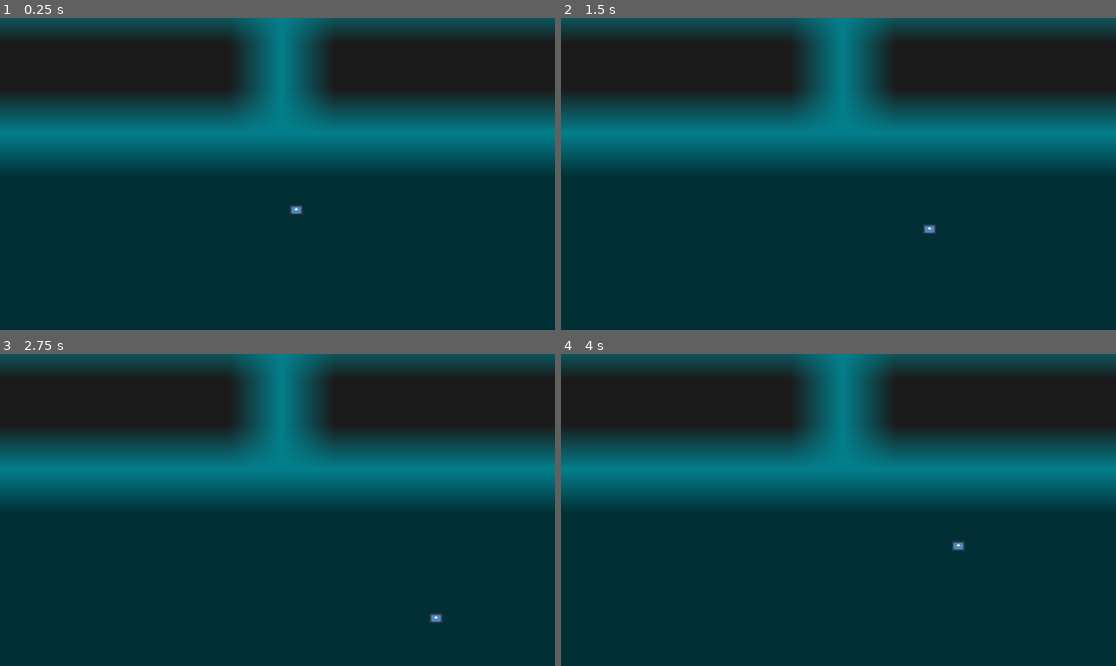
Above: before the commit, frames 1-4 (two rows, left to right).
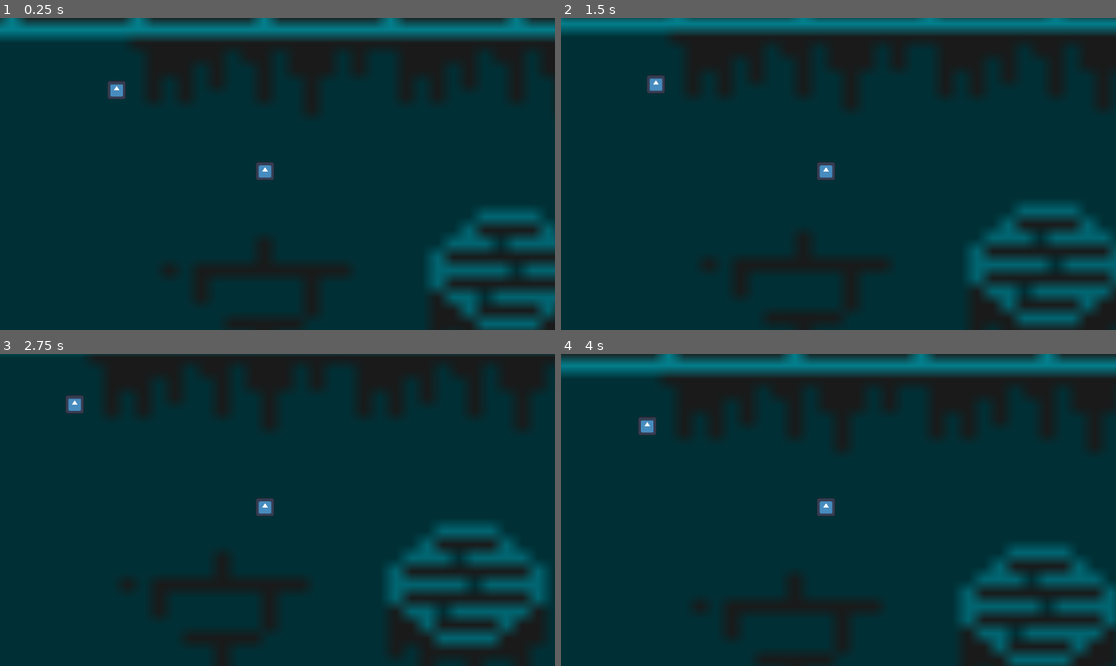
Above: after the commit, the same moments.

Repository: BradMcGlynnUWO/godot-project
Game: Godot game, scene res://main.tscn
The game is run twice, just before and just after one commit, with the same random seed, the same clock (stepped at 60 frames per second) and the same inputs. The engine's default icon, where the game draws it, is replaced by a stand-in: a white triangle on a blue panel in a dark square.
Inputs (mouse positions are in pixels of both pictures, inside the frame that each line leads up to):
- Up to frame 1 (0.25 s): no input
- Up to frame 2 (1.5 s): tap Enter at 0.5 s; move the mouse to (960, 158) at 0.52 s; hold Right (ui_right) 0.53-1.28 s; hold Space (ui_select) 0.53-1.28 s; move the mouse to (727, 189) at 1.27 s; hold Down (ui_down) from 1.28 s (still down); tap Space (ui_select) at 1.35 s
- Up to frame 3 (2.75 s): tap Space (ui_select) at 1.52, 1.82 s; move the mouse to (333, 441) at 2.02 s; release Down (ui_down) at 2.03 s; hold Right (ui_right) from 2.03 s (still down); hold Space (ui_select) from 2.03 s (still down)
- Up to frame 4 (4 s): move the mouse to (810, 572) at 2.77 s; release Right (ui_right) at 2.78 s; release Space (ui_select) at 2.78 s; hold Up (ui_up) 2.78-3.53 s; tap Space (ui_select) at 2.85, 3.02, 3.32 s; move the mouse to (1005, 556) at 3.52 s; hold Left (ui_left) from 3.53 s (still down); hold Space (ui_select) from 3.53 s (still down)

The runs differ from the first frame. In frame 1, 37% of the frame differs, in the area x 0-100%, y 0-100%; in frame 2, 36%; in frame 3, 38%; in frame 4, 37%.

Commit message:
Somewhat works, bullets are still wonky tho

Diff:
--- /dev/null
+++ b/Temporal Mirage - Cybernetic Reclaim/BaseClasses/Bullets/Bullet.gd
@@ -0,0 +1,33 @@
+extends Area2D
+
+var speed: float = 700.0 # Default speed of the bullet
+var damage: int = 10 # Default damage dealt by the bullet
+var direction: Vector2 = Vector2.ZERO # Direction of the bullet
+var weapon_range: float = 100 # Default weapon range
+
+func _process(delta):
+	var line = Line2D.new() # Create a new Line2D instance
+	line.width = 2.0 # Set the width of the line
+	add_child(line) # Add the line as a child of the bullet
+
+
+	print("Bullet is at: ", global_position) # Print the position of the bullet
+	global_position += direction * speed * delta
+	if global_position.distance_to(direction * speed * delta) > weapon_range:
+		queue_free() # Free the bullet if it has traveled its maximum range
+
+func _on_Bullet_area_entered(area: Area2D):
+	if area.is_in_group("enemies") or area.is_in_group("player"):
+		area.take_damage(damage)
+		queue_free() # Destroy the bullet after hitting the target
+
+func setup(dir: Vector2, spd: float, dmg: int, weapon_range: float) -> void:
+	self.direction = dir
+	print("Bullet Direction: ", dir)
+	self.speed = spd
+	self.damage = dmg
+	self.weapon_range = weapon_range
+	# Set points of the Line2D to represent direction
+	#var line = $Line2D # Assuming Line2D is a direct child of Bullet
+	#line.add_point(Vector2.ZERO) # Start point
+	#line.add_point(dir * 50.0) # End point, 50.0 is the length of the line
--- /dev/null
+++ b/Temporal Mirage - Cybernetic Reclaim/BaseClasses/Bullets/Bullet.tscn
@@ -0,0 +1,17 @@
+[gd_scene load_steps=4 format=3 uid="uid://3mhir4tmtul0"]
+
+[ext_resource type="Script" path="res://BaseClasses/Bullets/Bullet.gd" id="1_nypmm"]
+[ext_resource type="Texture2D" uid="uid://mlgssr4jqxls" path="res://icon.svg" id="2_4k4qt"]
+
+[sub_resource type="CapsuleShape2D" id="CapsuleShape2D_vhcla"]
+
+[node name="Bullet" type="Area2D"]
+script = ExtResource("1_nypmm")
+
+[node name="Sprite2D" type="Sprite2D" parent="."]
+position = Vector2(-1.90735e-06, 1.90735e-06)
+scale = Vector2(0.140625, 0.210938)
+texture = ExtResource("2_4k4qt")
+
+[node name="CollisionShape2D" type="CollisionShape2D" parent="."]
+shape = SubResource("CapsuleShape2D_vhcla")
--- /dev/null
+++ b/Temporal Mirage - Cybernetic Reclaim/BaseClasses/Characters/BaseCharacter.gd
@@ -0,0 +1,20 @@
+class_name BaseCharacter
+extends CharacterBody2D
+
+var health: int = 100
+var movement_speed: float = 200.0
+var weapon_slot = null # You can assign a weapon class instance here.
+
+func _ready():
+	pass
+
+func take_damage(amount: int) -> void:
+	health -= amount
+	if health <= 0:
+		die()
+
+func die() -> void:
+	queue_free() # Override this method to perform specific actions upon death.
+
+func move(direction: Vector2, delta: float) -> void:
+	global_position += direction.normalized() * movement_speed * delta
--- /dev/null
+++ b/Temporal Mirage - Cybernetic Reclaim/BaseClasses/Weapons/Guns/Gun.gd
@@ -0,0 +1,43 @@
+class_name Gun
+extends Node
+
+var damage: int = 10 # Default damage value
+var fire_rate: float = 1.0 # Default fire rate, shots per second
+var weapon_range: float = 300.0 # Default range value
+var bullet_speed: float = 600.0 # Default bullet speed value
+var bullet_scene = preload("res://BaseClasses/Bullets/Bullet.tscn") # Preload the bullet scene
+var can_shoot: bool = true
+
+
+func _ready():
+	print("Gun class initialized")
+	print("bullet_scene: ", bullet_scene)
+	print("Node is active: ", is_inside_tree())
+	print("Script is executed")
+
+func use_weapon(character: Node, target_position: Vector2) -> void:
+	if can_shoot:
+		print(bullet_scene)
+		var bullet_instance = bullet_scene.instantiate()
+		if bullet_instance == null:
+			printerr("Bullet instantiation failed!")
+			return
+
+		bullet_instance.global_position = character.global_position
+		var direction = (target_position - character.global_position).normalized()
+		bullet_instance.setup(direction, bullet_speed, damage, weapon_range)
+		if bullet_instance == null:
+			printerr("Bullet instance is null after setup!")
+			return
+
+		character.get_tree().get_root().get_node("main/Bullets").add_child(bullet_instance)
+
+		can_shoot = false
+		var timer = character.get_tree().create_timer(1.0 / fire_rate) # Create a timer
+		timer.connect("timeout",  Callable(self, "_on_timer_timeout")) # Connect to a new method to reset can_shoot
+
+		print("Character Position: ", character.global_position)
+		print("Target Position: ", target_position)
+		print("Bullet Direction: ", direction)
+func _on_timer_timeout():
+	can_shoot = true # Reset can_shoot when the timer times out
--- /dev/null
+++ b/Temporal Mirage - Cybernetic Reclaim/BaseClasses/Weapons/Guns/MachineGun.gd
@@ -0,0 +1,9 @@
+class_name MachineGun
+extends Gun
+
+func _ready():
+	# Set up the properties of the gun
+	damage = 20 # Example damage value
+	fire_rate = 10.0 # High fire rate, adjust as needed
+	weapon_range = 300.0 # Example range value
+	bullet_speed = 600.0 # Example bullet speed value
--- /dev/null
+++ b/Temporal Mirage - Cybernetic Reclaim/BaseClasses/Weapons/Guns/SniperRifle.gd
@@ -0,0 +1,8 @@
+class_name SniperRifle
+extends Gun
+
+func _ready():
+	damage = 80 # High damage
+	fire_rate = 0.01 # Low fire rate
+	weapon_range = 500.0 # Long range
+	bullet_speed = 700.0 # Fast bullet speed
--- /dev/null
+++ b/Temporal Mirage - Cybernetic Reclaim/BaseClasses/Weapons/Melee/Hammer.gd
@@ -0,0 +1,7 @@
+extends Melee
+
+func _ready():
+	damage = 50 # High damage
+	fire_rate = 1.0 # Normal fire rate
+	range = 30.0 # Short range
+	knockback_force = 500.0 # High knockback force
--- /dev/null
+++ b/Temporal Mirage - Cybernetic Reclaim/BaseClasses/Weapons/Melee/Melee.gd
@@ -0,0 +1,12 @@
+class_name Melee
+extends Weapon
+
+var knockback_force: float = 300.0
+
+func _ready():
+	range = 50.0 # Example value, adjust as needed.
+
+func use_weapon(target: Vector2) -> void:
+	# Implement the logic to perform melee attacks.
+	# For example, apply knockback to the target.
+	pass
--- /dev/null
+++ b/Temporal Mirage - Cybernetic Reclaim/BaseClasses/Weapons/Weapon.gd
@@ -0,0 +1,11 @@
+class_name Weapon
+extends Node
+
+var damage: int = 10
+var fire_rate: float = 1.0 # shots/attacks per second
+var range: float = 100.0
+
+func use_weapon(target: Vector2) -> void:
+	# Implement the logic to use the weapon.
+	# For example, reduce the target's health by the weapon's damage.
+	pass
--- /dev/null
+++ b/Temporal Mirage - Cybernetic Reclaim/Enemies/Melee/melee-attempt-2.gd
@@ -0,0 +1,38 @@
+extends Node2D
+
+# Exported variables
+@export var speed: float = 200.0
+@export var detection_radius: float = 300.0
+
+# Onready variables
+@onready var animated_sprite: AnimatedSprite2D = $AnimatedSprite
+@onready var detection_area: Area2D = $Area2D
+
+# Private variables
+var target: Node2D = null
+var velocity: Vector2 = Vector2.ZERO
+
+func _ready():
+	detection_area.connect("body_entered", Callable(self, "_on_body_entered"))
+	detection_area.connect("body_exited", Callable(self, "_on_body_exited"))
+	var detection_shape: CircleShape2D = CircleShape2D.new()
+	detection_shape.radius = detection_radius
+	($Area2D/CollisionShape2D).shape = detection_shape
+
+func _physics_process(delta):
+	if target:
+		var direction = (target.global_position - global_position).normalized()
+		velocity = direction * speed
+		animated_sprite.play("run")
+	else:
+		velocity = Vector2.ZERO
+		animated_sprite.play("idle")
+	global_transform.origin += velocity * delta
+
+func _on_body_entered(body: Node2D) -> void:
+	if body.is_in_group("player"):
+		target = body
+
+func _on_body_exited(body: Node2D) -> void:
+	if body == target:
+		target = null
--- /dev/null
+++ b/Temporal Mirage - Cybernetic Reclaim/Enemies/Melee/melee-attempt-2.tscn
@@ -0,0 +1,31 @@
+[gd_scene load_steps=5 format=3 uid="uid://des8w0rju52l"]
+
+[ext_resource type="Script" path="res://Enemies/Melee/melee-attempt-2.gd" id="1_sjqh8"]
+
+[sub_resource type="SpriteFrames" id="SpriteFrames_qssmc"]
+
+[sub_resource type="RectangleShape2D" id="RectangleShape2D_133e1"]
+size = Vector2(92, 97)
+
+[sub_resource type="CircleShape2D" id="CircleShape2D_67mxx"]
+radius = 118.207
+
+[node name="melee-attempt-2" type="Node2D"]
+script = ExtResource("1_sjqh8")
+
+[node name="AnimatedSprite2D" type="AnimatedSprite2D" parent="."]
+sprite_frames = SubResource("SpriteFrames_qssmc")
+
+[node name="CollisionShape2D" type="CollisionShape2D" parent="."]
+position = Vector2(1, 1)
+shape = SubResource("RectangleShape2D_133e1")
+
+[node name="Area2D" type="Area2D" parent="."]
+position = Vector2(1, 0)
+
+[node name="CollisionShape2D" type="CollisionShape2D" parent="Area2D"]
+position = Vector2(2, 1)
+shape = SubResource("CircleShape2D_67mxx")
+
+[connection signal="body_entered" from="Area2D" to="." method="_on_area_2d_body_entered"]
+[connection signal="body_exited" from="Area2D" to="." method="_on_area_2d_body_exited"]
--- /dev/null
+++ b/Temporal Mirage - Cybernetic Reclaim/Enemies/Melee/melee-character.gd
@@ -0,0 +1,34 @@
+extends CharacterBody2D
+
+const SPEED = 250.0
+@onready var player = get_node("../../Character")  # Adjust the path to your player node
+var chase = false
+
+
+func _physics_process(delta):
+
+	if chase == true:
+
+
+		var direction = (player.position).normalized()
+		position += direction * SPEED * delta
+
+func _on_player_detection_body_entered(body):
+	if body.name == "CharacterBody2D":
+		chase = true
+
+func _on_player_detection_body_exited(body):
+	if body.name == "CharacterBody2D":
+		chase = false
+
+func _on_player_death_body_entered(body):
+	if body.name == "CharacterBody2d":
+		death()
+
+func _on_player_collison_body_entered(body):
+	if body.name == "CharacterBody2d":
+		death()
+
+func death():
+	chase = false
+	self.queue_free()
--- /dev/null
+++ b/Temporal Mirage - Cybernetic Reclaim/Enemies/Melee/melee-character.tscn
@@ -0,0 +1,51 @@
+[gd_scene load_steps=7 format=3 uid="uid://ctopvsutscw32"]
+
+[ext_resource type="Script" path="res://Enemies/Melee/melee-character.gd" id="1_x7hii"]
+[ext_resource type="Texture2D" uid="uid://mlgssr4jqxls" path="res://icon.svg" id="2_71pke"]
+
+[sub_resource type="RectangleShape2D" id="RectangleShape2D_vbwn5"]
+size = Vector2(135.156, 121.063)
+
+[sub_resource type="CircleShape2D" id="CircleShape2D_bhf4k"]
+radius = 473.08
+
+[sub_resource type="RectangleShape2D" id="RectangleShape2D_2bc27"]
+size = Vector2(97, 82)
+
+[sub_resource type="RectangleShape2D" id="RectangleShape2D_e8yew"]
+size = Vector2(175.5, 98.25)
+
+[node name="melee-character" type="Node2D"]
+
+[node name="CharacterBody2D" type="CharacterBody2D" parent="."]
+script = ExtResource("1_x7hii")
+
+[node name="CollisionShape2D" type="CollisionShape2D" parent="CharacterBody2D"]
+position = Vector2(-2, 0)
+shape = SubResource("RectangleShape2D_vbwn5")
+
+[node name="Sprite2D" type="Sprite2D" parent="CharacterBody2D"]
+texture = ExtResource("2_71pke")
+
+[node name="PlayerDetection" type="Area2D" parent="CharacterBody2D"]
+
+[node name="CollisionShape2D" type="CollisionShape2D" parent="CharacterBody2D/PlayerDetection"]
+position = Vector2(-1, -2)
+shape = SubResource("CircleShape2D_bhf4k")
+
+[node name="PlayerDeath" type="Area2D" parent="CharacterBody2D"]
+
+[node name="CollisionShape2D" type="CollisionShape2D" parent="CharacterBody2D/PlayerDeath"]
+position = Vector2(-2, 18)
+shape = SubResource("RectangleShape2D_2bc27")
+
+[node name="PlayerCollision" type="Area2D" parent="CharacterBody2D"]
+
+[node name="CollisionShape2D" type="CollisionShape2D" parent="CharacterBody2D/PlayerCollision"]
+position = Vector2(0, -15)
+shape = SubResource("RectangleShape2D_e8yew")
+
+[connection signal="body_entered" from="CharacterBody2D/PlayerDetection" to="CharacterBody2D" method="_on_player_detection_body_entered"]
+[connection signal="body_exited" from="CharacterBody2D/PlayerDetection" to="CharacterBody2D" method="_on_player_detection_body_exited"]
+[connection signal="body_entered" from="CharacterBody2D/PlayerDeath" to="CharacterBody2D" method="_on_player_death_body_entered"]
+[connection signal="body_entered" from="CharacterBody2D/PlayerCollision" to="CharacterBody2D" method="_on_player_collision_body_entered"]
--- /dev/null
+++ b/Temporal Mirage - Cybernetic Reclaim/Enemies/Sniper/Sniper.gd
@@ -0,0 +1,42 @@
+extends BaseCharacter
+
+# Exported variables
+@export var detection_radius: float = 600.0
+
+# Onready variables
+@onready var detection_area: Area2D = $DetectionArea
+@onready var detection_collision_shape: CollisionShape2D = $DetectionArea/CollisionShape2D
+
+func _ready():
+	health = 50
+	movement_speed = 150.0
+	weapon_slot = SniperRifle.new()
+
+	# Setup detection area
+	var detection_shape: CircleShape2D = CircleShape2D.new()
+	detection_shape.radius = detection_radius
+	detection_collision_shape.shape = detection_shape
+
+	# Connect signals
+	detection_area.connect("body_entered", Callable(self, "_on_body_entered"))
+	detection_area.connect("body_exited", Callable(self, "_on_body_exited"))
+
+var target: Node2D = null
+
+func _process(delta):
+	if target:
+		var direction_to_target = target.global_position - global_position
+		if direction_to_target.length() < detection_radius:
+			move(-direction_to_target.normalized(), delta)
+			weapon_slot.use_weapon(self, target.global_position)
+			print("Target Position: ", target.global_position)
+		else:
+			pass
+
+func _on_body_entered(body: Node2D) -> void:
+	if body.is_in_group("player"):
+		target = body
+
+func _on_body_exited(body: Node2D) -> void:
+	if body == target:
+		target = null
--- /dev/null
+++ b/Temporal Mirage - Cybernetic Reclaim/Enemies/Sniper/Sniper.tscn
@@ -0,0 +1,27 @@
+[gd_scene load_steps=5 format=3 uid="uid://cex78v1g285th"]
+
+[ext_resource type="Script" path="res://Enemies/Sniper/Sniper.gd" id="1_ypbb6"]
+[ext_resource type="Texture2D" uid="uid://mlgssr4jqxls" path="res://icon.svg" id="2_4oeg8"]
+
+[sub_resource type="CircleShape2D" id="CircleShape2D_m4cd8"]
+radius = 773.266
+
+[sub_resource type="RectangleShape2D" id="RectangleShape2D_41h0k"]
+size = Vector2(59, 107)
+
+[node name="Sniper" type="CharacterBody2D" groups=["enemies"]]
+script = ExtResource("1_ypbb6")
+
+[node name="Sprite2D" type="Sprite2D" parent="."]
+texture = ExtResource("2_4oeg8")
+
+[node name="DetectionArea" type="Area2D" parent="."]
+
+[node name="CollisionShape2D" type="CollisionShape2D" parent="DetectionArea"]
+shape = SubResource("CircleShape2D_m4cd8")
+
+[node name="Hitbox" type="CollisionShape2D" parent="."]
+shape = SubResource("RectangleShape2D_41h0k")
+
+[connection signal="body_entered" from="DetectionArea" to="." method="_on_detection_area_body_entered"]
+[connection signal="body_exited" from="DetectionArea" to="." method="_on_detection_area_body_exited"]
--- a/Temporal Mirage - Cybernetic Reclaim/Player/Character.gd
+++ b/Temporal Mirage - Cybernetic Reclaim/Player/Character.gd
@@ -1,11 +1,15 @@
-extends Sprite2D
+extends BaseCharacter
 
+var can_shoot: bool = true
 
-const SPEED = 200.0  # Adjust as needed
+func _ready():
+	health = 100 # Example health value
+	movement_speed = 200.0 # Example movement speed value
+	weapon_slot = MachineGun.new() # Assign a machine gun instance.
 
 func _process(delta):
+	#print("Player is at: ", global_position) # Print the position of the player
 	var direction = Vector2.ZERO
-
 	if Input.is_action_pressed('ui_right'):
 		direction.x += 1
 	if Input.is_action_pressed('ui_left'):
@@ -15,7 +19,15 @@
 	if Input.is_action_pressed('ui_up'):
 		direction.y -= 1
 
-	if direction.length() > 0:
-		direction = direction.normalized()
+	move(direction, delta) # Pass delta to the move function
 
-	position += direction * SPEED * delta
+	if Input.is_action_pressed('ui_select') and can_shoot:
+		shoot()
+
+func shoot() -> void:
+	var target_position = get_global_mouse_position() # Get the global position of the mouse cursor
+	weapon_slot.use_weapon(self, target_position) # Pass the Character instance and target_position to the use_weapon function
+	can_shoot = false
+	var timer = get_tree().create_timer(1.0 / weapon_slot.fire_rate) # Create a timer
+	await timer.timeout # Wait for the timer to timeout
+	can_shoot = true
--- /dev/null
+++ b/Temporal Mirage - Cybernetic Reclaim/Player/Character.tscn
@@ -0,0 +1,17 @@
+[gd_scene load_steps=4 format=3 uid="uid://dpcm8geih7cme"]
+
+[ext_resource type="Script" path="res://Player/Character.gd" id="1_5yn6c"]
+[ext_resource type="Texture2D" uid="uid://mlgssr4jqxls" path="res://icon.svg" id="2_y8gkk"]
+
+[sub_resource type="RectangleShape2D" id="RectangleShape2D_qx4y3"]
+size = Vector2(122, 121)
+
+[node name="BaseCharacter" type="CharacterBody2D" groups=["player"]]
+script = ExtResource("1_5yn6c")
+
+[node name="CollisionShape2D" type="CollisionShape2D" parent="."]
+position = Vector2(0, 2.5)
+shape = SubResource("RectangleShape2D_qx4y3")
+
+[node name="Sprite2D" type="Sprite2D" parent="."]
+texture = ExtResource("2_y8gkk")
--- /dev/null
+++ b/Temporal Mirage - Cybernetic Reclaim/main.gd
@@ -0,0 +1,5 @@
+extends Node  # Or the type of your root node if it's not a Node
+
+func _process(_delta):
+	if Input.is_action_just_pressed("ui_cancel"):
+		get_tree().quit()
--- a/Temporal Mirage - Cybernetic Reclaim/main.tscn
+++ b/Temporal Mirage - Cybernetic Reclaim/main.tscn
@@ -1,21 +1,28 @@
-[gd_scene load_steps=4 format=3 uid="uid://puyaol6pksee"]
+[gd_scene load_steps=5 format=3 uid="uid://puyaol6pksee"]
 
-[ext_resource type="Texture2D" uid="uid://mlgssr4jqxls" path="res://icon.svg" id="1_4obrq"]
 [ext_resource type="Texture2D" uid="uid://cems3ltevh2ei" path="res://assets/area-assets/urban-street-assets/area-constituents/alleyway-wall.png" id="1_r4rrm"]
-[ext_resource type="Script" path="res://Player/Character.gd" id="3_8178n"]
+[ext_resource type="Script" path="res://main.gd" id="1_wsts2"]
+[ext_resource type="PackedScene" uid="uid://dpcm8geih7cme" path="res://Player/Character.tscn" id="4_2e4nm"]
+[ext_resource type="PackedScene" uid="uid://cex78v1g285th" path="res://Enemies/Sniper/Sniper.tscn" id="4_o1l71"]
 
 [node name="main" type="Node2D"]
+script = ExtResource("1_wsts2")
 
 [node name="Background" type="Sprite2D" parent="."]
-position = Vector2(2556, 1724)
+position = Vector2(1745, 1155)
 scale = Vector2(109.156, 92.6087)
 texture = ExtResource("1_r4rrm")
 
-[node name="Character" type="Sprite2D" parent="."]
-position = Vector2(21, 77.5)
-scale = Vector2(0.21875, 0.164063)
-texture = ExtResource("1_4obrq")
-script = ExtResource("3_8178n")
+[node name="BaseCharacter" parent="." instance=ExtResource("4_2e4nm")]
+position = Vector2(932, 329)
 
-[node name="Camera2D" type="Camera2D" parent="."]
-position = Vector2(-18, 3)
+[node name="Camera2D" type="Camera2D" parent="BaseCharacter"]
+position = Vector2(86, 19)
+zoom = Vector2(0.3, 0.3)
+
+[node name="Bullets" type="Node2D" parent="."]
+
+[node name="Enemies" type="Node2D" parent="."]
+
+[node name="Sniper" parent="Enemies" instance=ExtResource("4_o1l71")]
+position = Vector2(-95, -233)
--- a/Temporal Mirage - Cybernetic Reclaim/project.godot
+++ b/Temporal Mirage - Cybernetic Reclaim/project.godot
@@ -15,6 +15,41 @@
 config/features=PackedStringArray("4.1", "GL Compatibility")
 config/icon="res://icon.svg"
 
+[input]
+
+ui_left={
+"deadzone": 0.5,
+"events": [Object(InputEventKey,"resource_local_to_scene":false,"resource_name":"","device":0,"window_id":0,"alt_pressed":false,"shift_pressed":false,"ctrl_pressed":false,"meta_pressed":false,"pressed":false,"keycode":4194319,"physical_keycode":0,"key_label":0,"unicode":0,"echo":false,"script":null)
+, Object(InputEventJoypadButton,"resource_local_to_scene":false,"resource_name":"","device":0,"button_index":13,"pressure":0.0,"pressed":false,"script":null)
+, Object(InputEventJoypadMotion,"resource_local_to_scene":false,"resource_name":"","device":0,"axis":0,"axis_value":-1.0,"script":null)
+, Object(InputEventKey,"resource_local_to_scene":false,"resource_name":"","device":-1,"window_id":0,"alt_pressed":false,"shift_pressed":false,"ctrl_pressed":false,"meta_pressed":false,"pressed":false,"keycode":0,"physical_keycode":65,"key_label":0,"unicode":97,"echo":false,"script":null)
+]
+}
+ui_right={
+"deadzone": 0.5,
+"events": [Object(InputEventKey,"resource_local_to_scene":false,"resource_name":"","device":0,"window_id":0,"alt_pressed":false,"shift_pressed":false,"ctrl_pressed":false,"meta_pressed":false,"pressed":false,"keycode":4194321,"physical_keycode":0,"key_label":0,"unicode":0,"echo":false,"script":null)
+, Object(InputEventJoypadButton,"resource_local_to_scene":false,"resource_name":"","device":0,"button_index":14,"pressure":0.0,"pressed":false,"script":null)
+, Object(InputEventJoypadMotion,"resource_local_to_scene":false,"resource_name":"","device":0,"axis":0,"axis_value":1.0,"script":null)
+, Object(InputEventKey,"resource_local_to_scene":false,"resource_name":"","device":-1,"window_id":0,"alt_pressed":false,"shift_pressed":false,"ctrl_pressed":false,"meta_pressed":false,"pressed":false,"keycode":0,"physical_keycode":68,"key_label":0,"unicode":100,"echo":false,"script":null)
+]
+}
+ui_up={
+"deadzone": 0.5,
+"events": [Object(InputEventKey,"resource_local_to_scene":false,"resource_name":"","device":0,"window_id":0,"alt_pressed":false,"shift_pressed":false,"ctrl_pressed":false,"meta_pressed":false,"pressed":false,"keycode":4194320,"physical_keycode":0,"key_label":0,"unicode":0,"echo":false,"script":null)
+, Object(InputEventJoypadButton,"resource_local_to_scene":false,"resource_name":"","device":0,"button_index":11,"pressure":0.0,"pressed":false,"script":null)
+, Object(InputEventJoypadMotion,"resource_local_to_scene":false,"resource_name":"","device":0,"axis":1,"axis_value":-1.0,"script":null)
+, Object(InputEventKey,"resource_local_to_scene":false,"resource_name":"","device":-1,"window_id":0,"alt_pressed":false,"shift_pressed":false,"ctrl_pressed":false,"meta_pressed":false,"pressed":false,"keycode":0,"physical_keycode":87,"key_label":0,"unicode":119,"echo":false,"script":null)
+]
+}
+ui_down={
+"deadzone": 0.5,
+"events": [Object(InputEventKey,"resource_local_to_scene":false,"resource_name":"","device":0,"window_id":0,"alt_pressed":false,"shift_pressed":false,"ctrl_pressed":false,"meta_pressed":false,"pressed":false,"keycode":4194322,"physical_keycode":0,"key_label":0,"unicode":0,"echo":false,"script":null)
+, Object(InputEventJoypadButton,"resource_local_to_scene":false,"resource_name":"","device":0,"button_index":12,"pressure":0.0,"pressed":false,"script":null)
+, Object(InputEventJoypadMotion,"resource_local_to_scene":false,"resource_name":"","device":0,"axis":1,"axis_value":1.0,"script":null)
+, Object(InputEventKey,"resource_local_to_scene":false,"resource_name":"","device":-1,"window_id":0,"alt_pressed":false,"shift_pressed":false,"ctrl_pressed":false,"meta_pressed":false,"pressed":false,"keycode":0,"physical_keycode":83,"key_label":0,"unicode":115,"echo":false,"script":null)
+]
+}
+
 [rendering]
 
 renderer/rendering_method="gl_compatibility"
